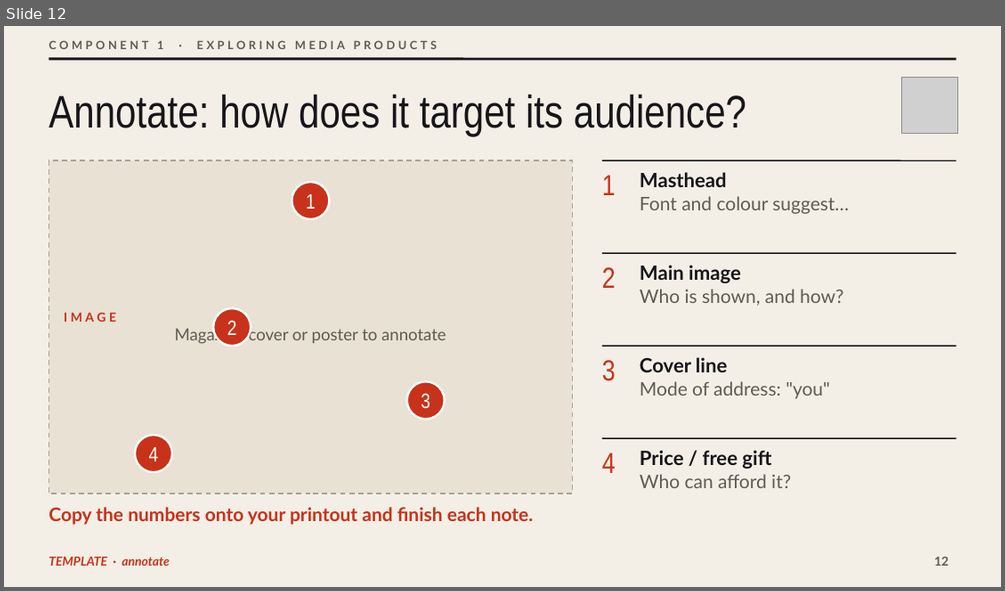
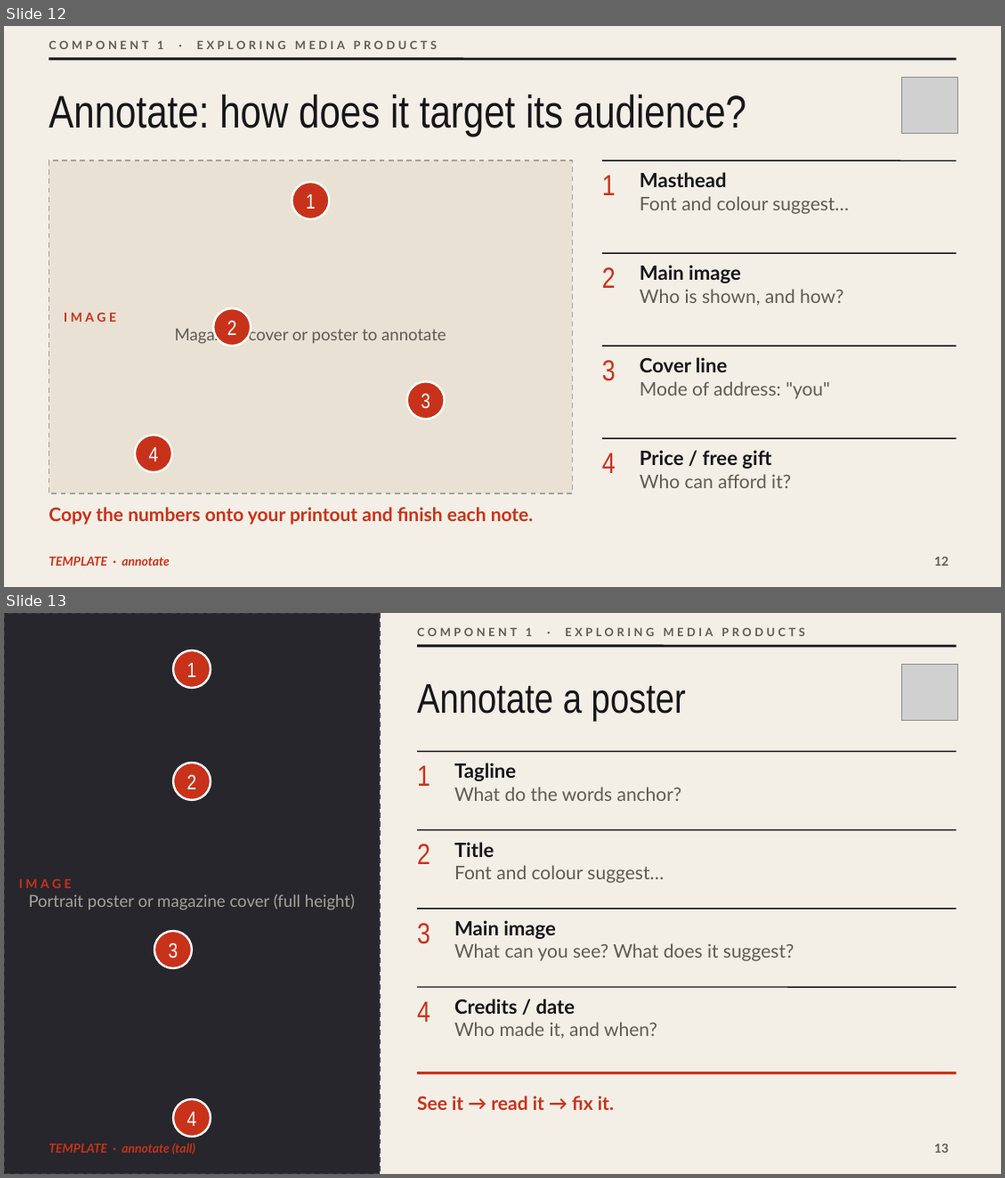
Before and after one commit to OGAComputing/interactive, a slide deck: _presentations/Y10_BTEC_CDM/C1_Deck_Template.pptx. Shown one above the other, each under a label of ours: slide 12 before the commit, slides 12 and 13 after it. The pictures are 1005x591 and 1005x1178 pixels, drawn with LibreOffice and Linux fonts; fonts in the diff are those of the drawing; grey boxes stand for pictures. Boxes give left, top, right and bottom in pixels: in the first picture for what was removed or moved away, otherwise in the second. Text is boxed around its words. In the diff, an @@ line names an element or a change of style, - is before the commit and + after.

```diff
--- a/_presentations/Y10_BTEC_CDM/C1_Deck_Template.pptx
+++ b/_presentations/Y10_BTEC_CDM/C1_Deck_Template.pptx
@@ slide 13 added at <box>4,613,1001,1174</box>, background #F4EFE6 @@
@@ rectangle added at <box>4,613,380,1174</box>, fill #26262C, outline #3A3A42 1.25 pt dashed @@
@@ text added at <box>417,627,805,636</box>, 11 pt, text #5F5A52, bold @@
+COMPONENT 1 · EXPLORING MEDIA PRODUCTS
@@ ellipse added at <box>173,650,210,688</box>, fill #C8321A, outline #FFFFFF 2 pt @@
@@ text added at <box>187,663,197,677</box>, 20 pt, text #FFFFFF @@
+1
@@ line added from (418, 646) to (956, 646), #16161A 2.5 pt @@
@@ picture added at <box>901,664,957,720</box> @@
@@ text added at <box>417,684,686,722</box>, 40 pt, text #16161A @@
+Annotate a poster
@@ ellipse added at <box>173,763,210,800</box>, fill #C8321A, outline #FFFFFF 2 pt @@
@@ text added at <box>417,765,430,786</box>, 28 pt, text #C8321A @@
+1
@@ line added from (418, 751) to (956, 751), #16161A 1.25 pt @@
@@ text added at <box>454,763,682,801</box>, 18 pt, text #5F5A52 @@
+Tagline
+What do the words anchor?
@@ text added at <box>187,774,197,789</box>, 20 pt, text #FFFFFF @@
+2
@@ text added at <box>417,844,430,864</box>, 28 pt, text #C8321A @@
+2
@@ line added from (418, 830) to (956, 830), #16161A 1.25 pt @@
@@ text added at <box>454,842,663,883</box>, 18 pt, text #5F5A52 @@
+Title
+Font and colour suggest…
@@ text added at <box>19,879,355,910</box>, 16 pt, text #A8A296 @@
+IMAGE
+Portrait poster or magazine cover (full height)
@@ ellipse added at <box>154,931,192,968</box>, fill #C8321A, outline #FFFFFF 2 pt @@
@@ text added at <box>417,923,430,944</box>, 28 pt, text #C8321A @@
+3
@@ line added from (418, 908) to (956, 908), #16161A 1.25 pt @@
@@ text added at <box>454,920,794,961</box>, 18 pt, text #5F5A52 @@
+Main image
+What can you see? What does it suggest?
@@ text added at <box>169,942,178,958</box>, 20 pt, text #FFFFFF @@
+3
@@ text added at <box>417,1001,430,1022</box>, 28 pt, text #C8321A @@
+4
@@ line added from (418, 987) to (956, 987), #16161A 1.25 pt @@
@@ text added at <box>454,998,657,1038</box>, 18 pt, text #5F5A52 @@
+Credits / date
+Who made it, and when?
@@ line added from (418, 1073) to (956, 1073), #C8321A 2.5 pt @@
@@ ellipse added at <box>173,1099,210,1136</box>, fill #C8321A, outline #FFFFFF 2 pt @@
@@ text added at <box>187,1111,197,1126</box>, 20 pt, text #FFFFFF @@
+4
@@ text added at <box>417,1095,614,1110</box>, 18 pt, text #C8321A, bold @@
+See it → read it → fix it.
@@ text added at <box>48,1143,195,1154</box>, 12 pt, text #C8321A, bold, italic @@
+TEMPLATE · annotate (tall)
@@ page number added at <box>934,1143,948,1152</box>, 12 pt, text #5F5A52, bold @@
+13
```
Also in this commit, not shown: 7 other files.
